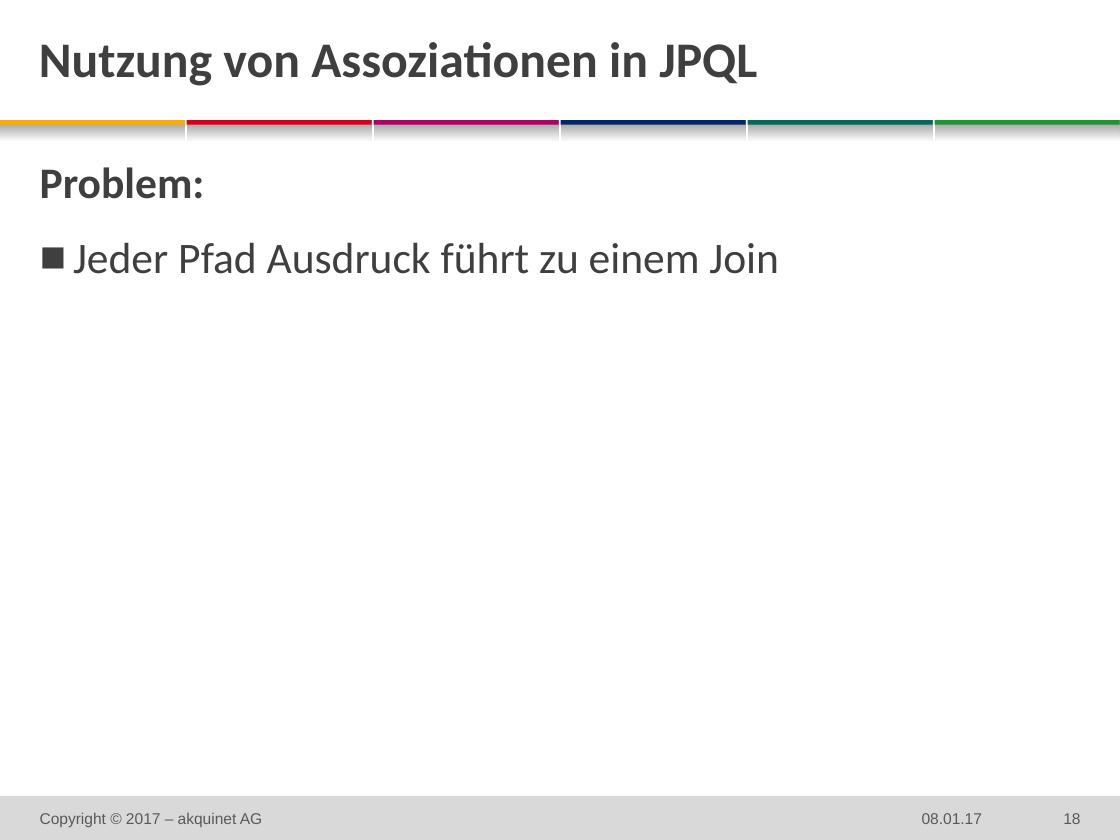
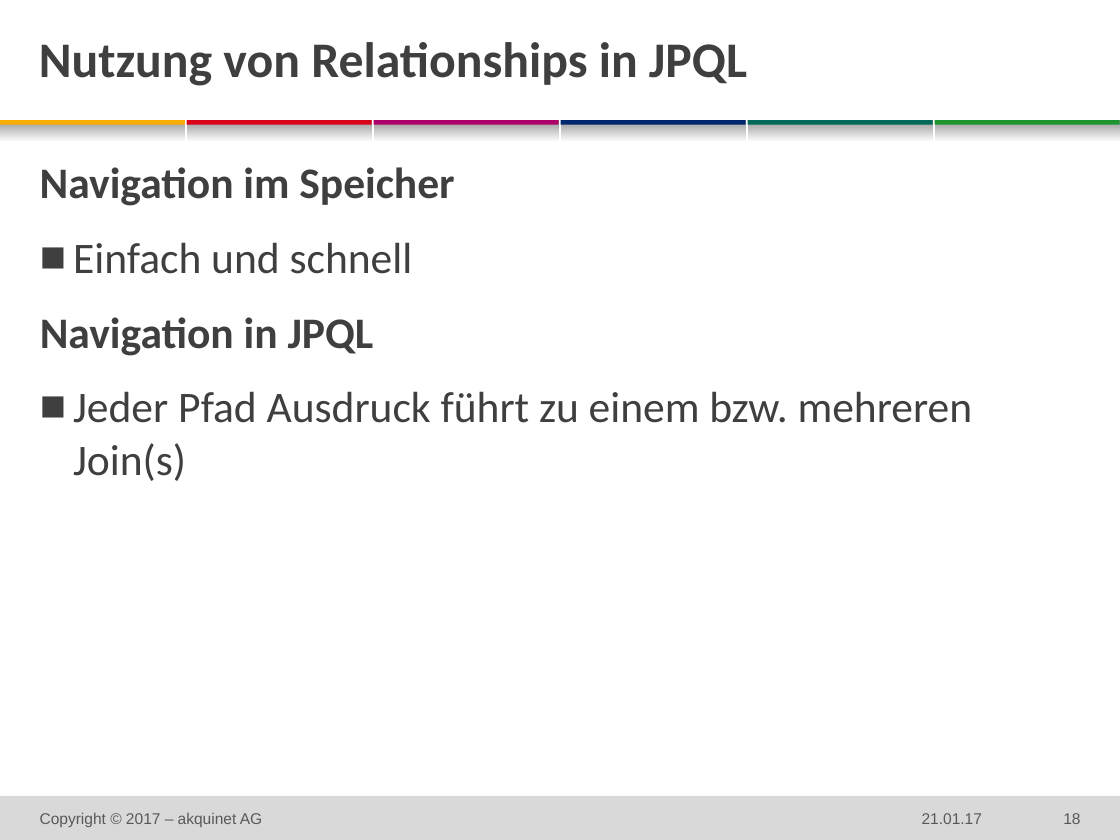
Before and after one commit to techatspree/jpapitfalls, a slide deck: slide 18 of 2016-xx-xx DF JPA Pitfalls.pptx. Drawn at 1120x840 pixels with LibreOffice and Linux fonts; fonts in the diff are those of the drawing; background and template pictures are left out. Boxes give left, top, right and bottom in pixels: in the first picture for what was removed or moved away, otherwise in the second. Text is boxed around its words. In the diff, an @@ line names an element or a change of style, - is before the commit and + after.

```diff
--- a/2016-xx-xx DF JPA Pitfalls.pptx
+++ b/2016-xx-xx DF JPA Pitfalls.pptx
@@ title at bbox=[39, 42, 747, 86]: text changed @@
-Nutzung von Assoziationen in JPQL
+Nutzung von Relationships in JPQL
@@ text at bbox=[40, 167, 973, 481]: text changed @@
-Problem:
-  ■ Jeder Pfad Ausdruck führt zu einem Join
+Navigation im Speicher
+  ■ Einfach und schnell
+  Navigation in JPQL
+  ■ Jeder Pfad Ausdruck führt zu einem bzw. mehreren Join(s)
@@ text at bbox=[922, 813, 982, 824]: text changed @@
-08.01.17
+21.01.17
```
Also in this commit, not shown: 16 other slides changed, 1 other file.
